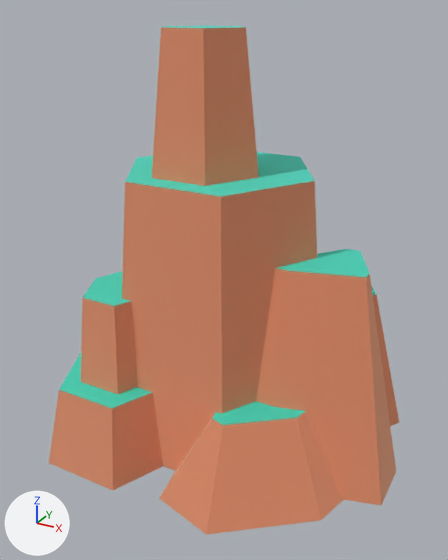
Before and after pictures for a commit that changed the glTF model public/models/nf2/nature/rock_tallB.glb.
The view is the same before and after, from a camera (50 mm lens) standing at (0.57, -1.147, 0.867) and looking at (-0.032, -0.053, 0.32). The axes (+X, +Y, +Z) are drawn at lower left. The lights are the same throughout. The older version comes first. Where no turn or scale is listed for an object, it has been applied to the vertices.

In view in the first picture: 'rock_tallB'.
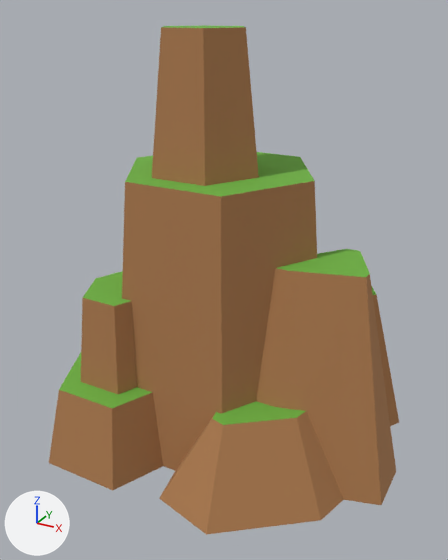
Location of each change, [x1, y1, x2, y2] in pixels of the pictures (448 x 560 px):
'rock_tallB', recoloured, surface changed (darker)
    both: [49, 25, 399, 535]

What changed in the scene script:
```text
Change mat_dirt:
    mat_dirt.metallic: 1.0 -> 0.0
    mat_dirt.base_color: (0.886, 0.514, 0.341) -> (0.418, 0.198, 0.0762)  # beige #f2be9e -> brown #ad7b4e
Change mat_grass:
    mat_grass.metallic: 1.0 -> 0.0
    mat_grass.base_color: (0.173, 0.847, 0.722) -> (0.159, 0.451, 0.0513)  # cyan #73eddd -> green #6fb340
Remove ob_tmpparent:
    ob_tmpparent = bpy.data.objects.new('tmpParent', None)
    ob_tmpparent.location = (0.0, 0.0, 0.0)
```
